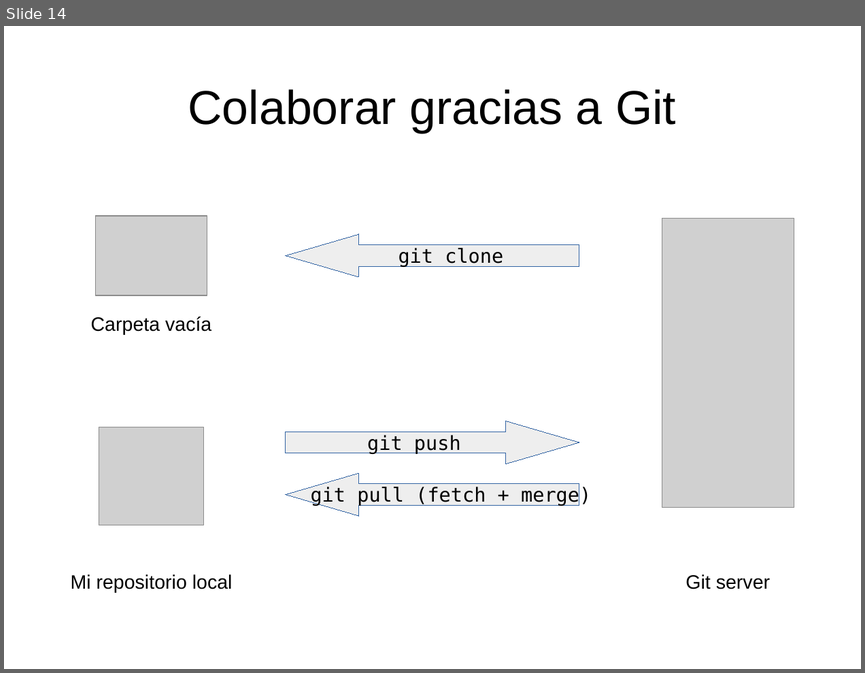
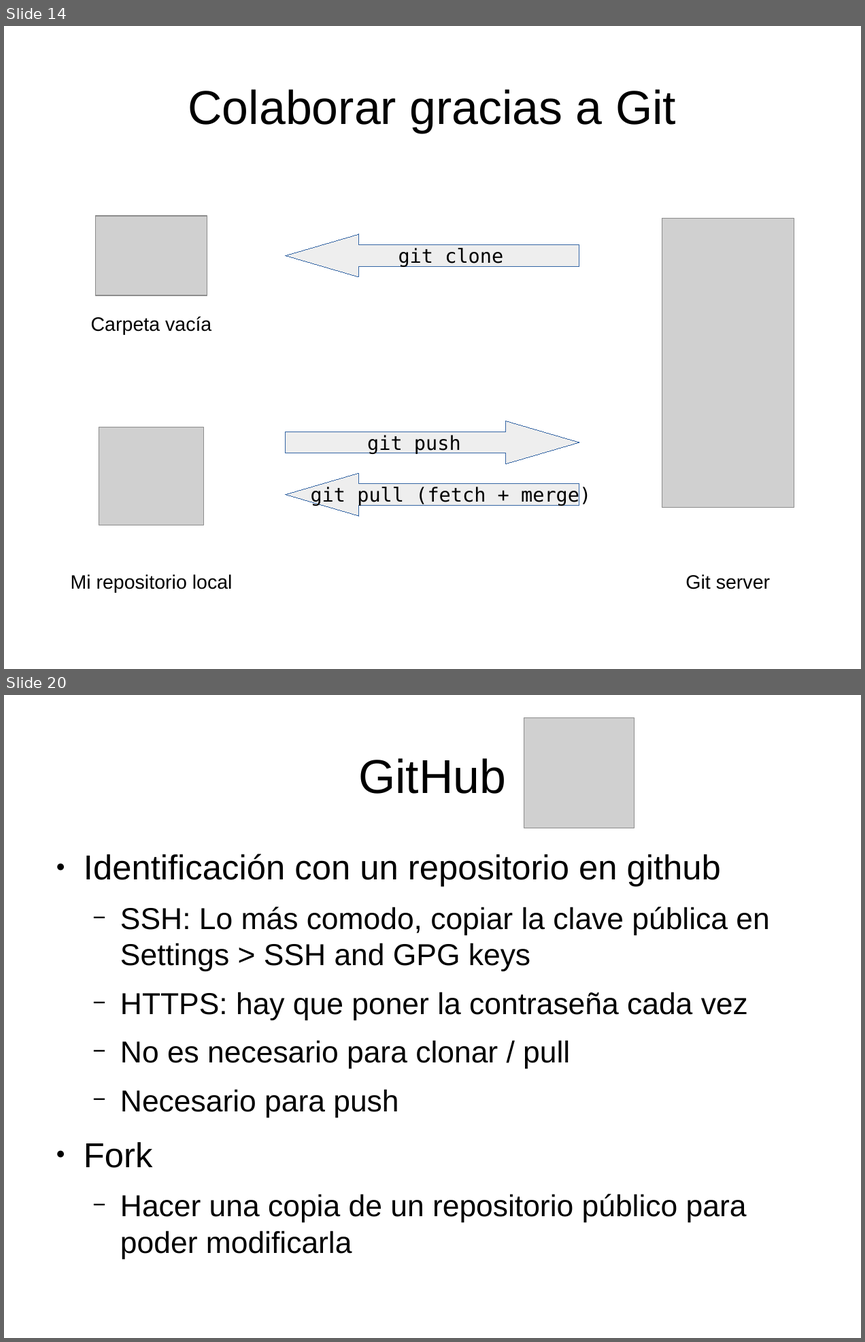
Before and after one commit to franperr/introduccion-git-github, a slide deck: Diapositivas.odp. Shown one above the other, each under a label of ours: slide 14 before the commit, slides 14 and 20 after it; the slides between them are not shown. The pictures are 865x673 and 865x1342 pixels, drawn with LibreOffice and Linux fonts; fonts in the diff are those of the drawing; grey boxes stand for pictures. Boxes give left, top, right and bottom in pixels: in the first picture for what was removed or moved away, otherwise in the second. Text is boxed around its words. In the diff, an @@ line names an element or a change of style, - is before the commit and + after.

Commit message:
Recursos añadidos y diapositivas sobre github

```diff
--- a/Diapositivas.odp
+++ b/Diapositivas.odp
@@ slide 20 added at <box>4,695,861,1338</box>, background #FFFFFF @@
@@ picture added at <box>524,717,634,828</box> @@
@@ title added at <box>358,758,506,794</box>, 44 pt, text #000000 @@
+GitHub
@@ text added at <box>84,853,769,1223</box>, 28 pt, text #000000 @@
+● Identificación con un repositorio en github
+  − SSH: Lo más comodo, copiar la clave pública en Settings > SSH and GPG keys
+  − HTTPS: hay que poner la contraseña cada vez
+  − No es necesario para clonar / pull
+  − Necesario para push
+● Fork
+  − Hacer una copia de un repositorio público para poder modificarla
```
Also in this commit, not shown: 1 slide changed, 4 other slides added, 1 other file.
